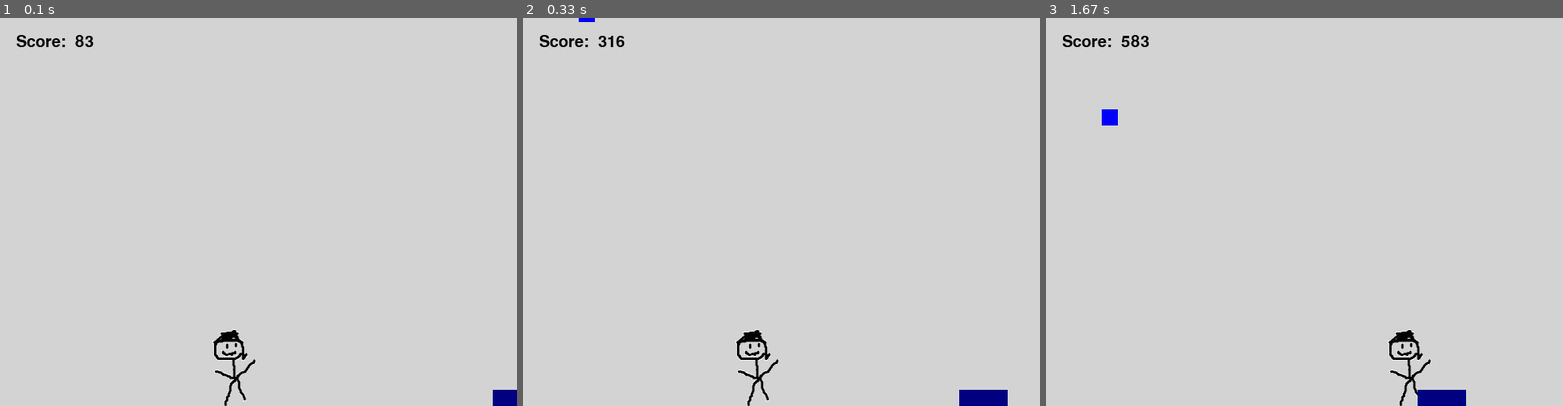
Above: before the commit, frames 1-3 (left to right).
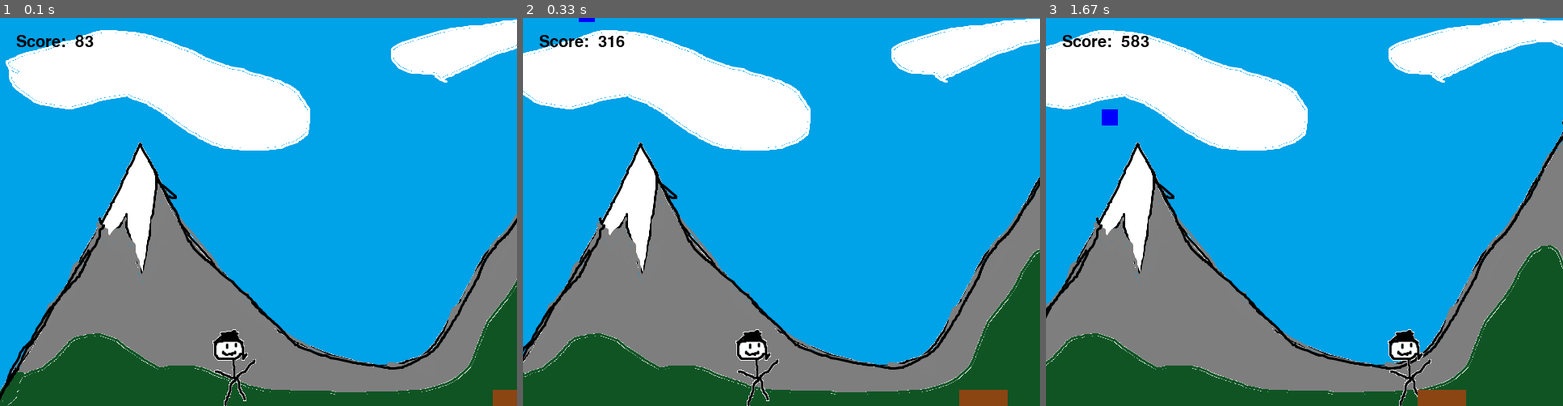
Above: after the commit, the same moments.

Repository: EnragedBread/how_to_pygame
Game: pygame game, started from main.py
The game is run twice, just before and just after one commit, with the same random seed, the same clock (stepped at 60 frames per second) and the same inputs.
Inputs:
- Up to frame 1 (0.1 s): no input
- Up to frame 2 (0.33 s): no input
- Up to frame 3 (1.67 s): hold Right 0.33-0.8 s

The runs differ from the first frame. In frame 1, 99% of the frame differs, in the area x 0-100%, y 0-100%; in frame 2, 99%; in frame 3, 99%.

Commit message:
add scrolling background

Diff:
--- a/main.py
+++ b/main.py
@@ -4,6 +4,9 @@
 import pygame
 from pygame.locals import K_ESCAPE, KEYDOWN, QUIT, K_w, K_s, K_a, K_d, K_SPACE, K_LEFT, K_RIGHT, RLEACCEL
 from pygame.math import Vector2
+
+#things I kind of wat to do
+#Background, highscore saving, powerup(protects from raindrops), start screen
 
 SCREEN_WIDTH = 640
 SCREEN_HEIGHT = 480
@@ -14,6 +17,22 @@
     if (rect.x + rect.width) > hitbox[0] and rect.x < (hitbox[0] + hitbox[2]):
         if (rect.y + rect.height) > hitbox[1] and rect.y < (hitbox[1] + hitbox[3]):
             return True
+
+class Background():
+    def __init__(self, id):
+        self.image = pygame.image.load('mountain_background.png').convert()
+        self.id = id
+        self.rect = self.image.get_rect()
+        self.rect.x = self.id * self.rect.width
+        self.speed = -2
+
+    def render(self, screen):
+        screen.blit(self.image, self.rect)
+
+    def update(self):
+        self.rect.move_ip(self.speed, 0)
+        if self.rect.right <= 0:
+            self.rect.left = self.rect.width
 
 class HUD():
     def __init__(self):
@@ -59,7 +78,7 @@
         super().__init__()
 
         self.surf = pygame.Surface((60,20))
-        self.color = pygame.Color('navy')
+        self.color = pygame.Color('chocolate4')
         self.surf.fill(self.color)
         self.rect = self.surf.get_rect()
         self.rect.bottomleft = (SCREEN_WIDTH, SCREEN_HEIGHT)
@@ -136,6 +155,8 @@
 ADDRAINDROP = pygame.USEREVENT + 1
 pygame.time.set_timer(ADDRAINDROP, 300)
 
+background0 = Background(0)
+background1 = Background(1)
 player = Player()
 puddle = Puddle()
 raindrops = pygame.sprite.Group()
@@ -165,8 +186,13 @@
     puddle.update()
     raindrops.update()
     hud.update()
+    background0.update()
+    background1.update()
 
     screen.fill(pygame.Color('lightgrey'))
+
+    background0.render(screen)
+    background1.render(screen)
     for entity in all_sprites:
         entity.render(screen)
     hud.render(screen)
Binary file added: mountain_background.png
Binary file changed: player_1.png
